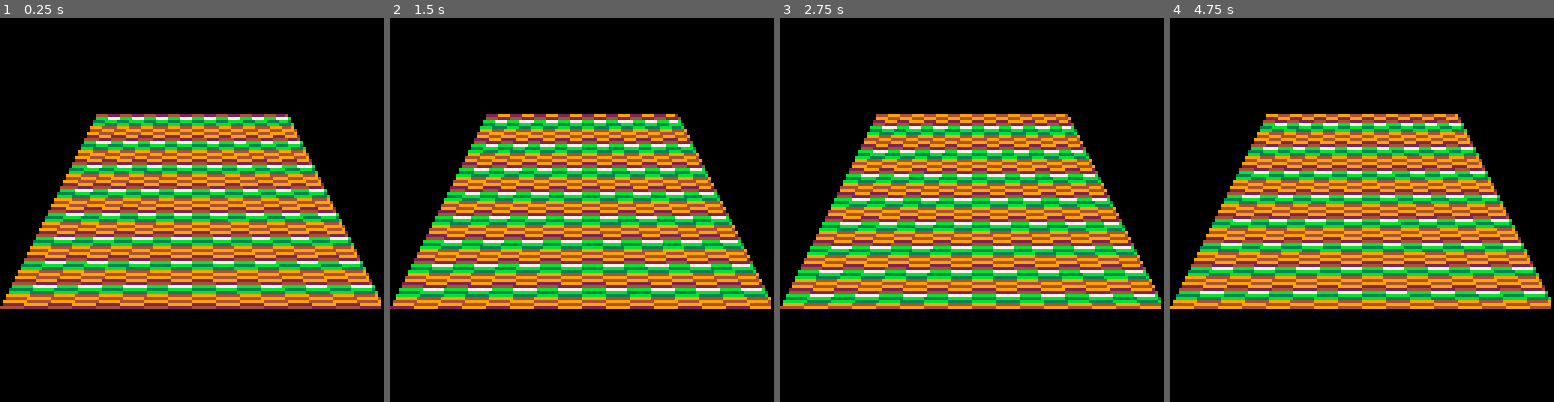
Above: before the commit, frames 1-4 (left to right).
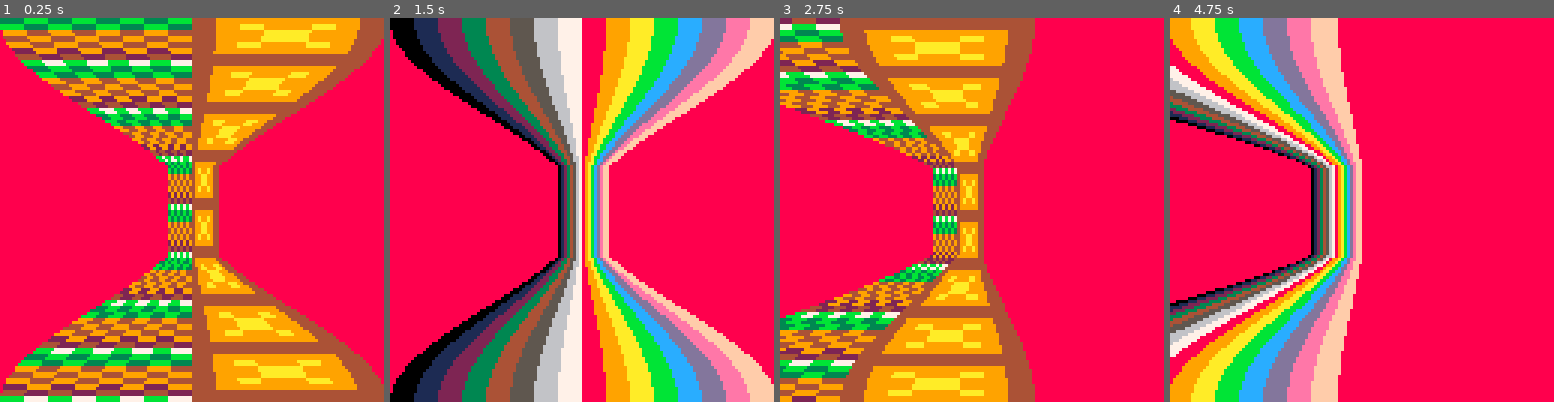
Above: after the commit, the same moments.

Repository: Shfty/carts
Game: PICO-8 cartridge pallettescroll.p8
The game is run twice, just before and just after one commit, with the same random seed, the same clock (stepped at 60 frames per second) and the same inputs.
Inputs:
- Up to frame 1 (0.25 s): no input
- Up to frame 2 (1.5 s): tap O (Z key) at 0.7 s
- Up to frame 3 (2.75 s): hold Right 1.6-2.1 s; tap O (Z key) at 1.7, 2.1, 2.5 s; hold Right from 2.47 s (still down)
- Up to frame 4 (4.75 s): tap O (Z key) every 0.4 s from 2.9 to 4.5 s; release Right at 3.03 s; hold Left 3.08-3.58 s; hold Right 4.02-4.68 s

The runs differ from the first frame. In frame 1, 98% of the frame differs, in the area x 0-100%, y 0-100%; in frame 2, 97%; in frame 3, 97%; in frame 4, 99%.

Commit message:
Switch to scanline rect rendering, interactivity

Diff:
--- a/pallettescroll.p8
+++ b/pallettescroll.p8
@@ -1,7 +1,7 @@
 pico-8 cartridge // http://www.pico-8.com
 version 16
 __lua__
--- lib
+ -- lib
 
 function rspr(x,y)
 	pix = {}
@@ -21,46 +21,99 @@
 -->8
 -- main
 
+draw_palfield = false
+
 function _init()
 	palt(1, false)
 end
 
-scroll = 0
+scrollx = 0
+scrolly = 0
+function _update60()
+	if btn(0) then
+	 scrollx += 1
+	end
+
+	if btn(1) then
+		scrollx -= 1
+	end
+
+	if btnp(4) then
+		draw_palfield = not draw_palfield
+	end
+
+	scrolly = scrolly - 1
+end
 
 function _draw()
- cls()
+ cls(8)
 
  for y=0,127 do
- 	pix = rspr(1,(scroll+y)%8)
-
-  for x=0,15 do
-  	pal(x,pix[x+1])
+ 	if not draw_palfield then
+  	pix = rspr(1,uv(y))
+   for x=0,15 do
+   	pal(x,pix[x+1])
+   end
   end
 
-  clip(0,y,127,y+1)
-  draw_persp()
+  clip(0,y,128,y+1)
+  draw_scan(y)
  end
 
  pal()
  clip()
-
- scroll = scroll-1
 end
 
-function draw_persp()
- for i=0,127 do
- 	line(i, 96, 32+i/2, 32, flr(i/127 * 16))
- end
+function uv(y)
+ return flr((scrolly+y)/2)%8
+end
+
+seg = 128/16
+ext = seg/2
+function draw_scan(y)
+ scale = scale_sine(y)
+ ext_s = ext*scale
+ if scale > 0 then
+ 	for i=0,15 do
+ 		ctr = (i*seg)+ext
+ 		ctr += scrollx
+ 		ctr -= 64
+ 		ctr *= scale
+ 		ctr += 0.5
+ 		ctr += 64
+ 		rectfill(
+ 			ctr-ext_s,
+ 			y,
+ 			ctr+ext_s,
+ 			y,
+ 			i
+ 		)
+ 	end
+	end
+end
+
+rec = 1/128
+function scale_linear(y)
+	return 2*(y-64)*rec
+end
+
+function scale_sine(y)
+ ly = y*rec
+ ly -= 0.5
+ ly = sin(ly*0.5)
+ ly *= ly
+ ly = max(ly, 0.125)
+	return ly
 end
 __gfx__
-00000000b7b7b7b7b7b7b7b700000000000000000000000000000000000000000000000000000000000000000000000000000000000000000000000000000000
-000000003b3b3b3b3b3b3b3b00000000000000000000000000000000000000000000000000000000000000000000000000000000000000000000000000000000
-00700700b3b3b3b3b3b3b3b300000000000000000000000000000000000000000000000000000000000000000000000000000000000000000000000000000000
-00077000949494949494949400000000000000000000000000000000000000000000000000000000000000000000000000000000000000000000000000000000
-00077000494949494949494900000000000000000000000000000000000000000000000000000000000000000000000000000000000000000000000000000000
-00700700949494949494949400000000000000000000000000000000000000000000000000000000000000000000000000000000000000000000000000000000
-00000000292929292929292900000000000000000000000000000000000000000000000000000000000000000000000000000000000000000000000000000000
-00000000424242424242424200000000000000000000000000000000000000000000000000000000000000000000000000000000000000000000000000000000
+00000000b7b7b7b74444444400000000000000000000000000000000000000000000000000000000000000000000000000000000000000000000000000000000
+000000003b3b3b3b4999999400000000000000000000000000000000000000000000000000000000000000000000000000000000000000000000000000000000
+00700700b3b3b3b349a99a9400000000000000000000000000000000000000000000000000000000000000000000000000000000000000000000000000000000
+0007700094949494499aa99400000000000000000000000000000000000000000000000000000000000000000000000000000000000000000000000000000000
+0007700049494949499aa99400000000000000000000000000000000000000000000000000000000000000000000000000000000000000000000000000000000
+007007009494949449a99a9400000000000000000000000000000000000000000000000000000000000000000000000000000000000000000000000000000000
+00000000292929294999999400000000000000000000000000000000000000000000000000000000000000000000000000000000000000000000000000000000
+00000000424242424444444400000000000000000000000000000000000000000000000000000000000000000000000000000000000000000000000000000000
 00000000000000000000000000000000000000000000000000000000000000000000000000000000000000000000000000000000000000000000000000000000
 00000000000000000000000000000000000000000000000000000000000000000000000000000000000000000000000000000000000000000000000000000000
 00000000000000000000000000000000000000000000000000000000000000000000000000000000000000000000000000000000000000000000000000000000
